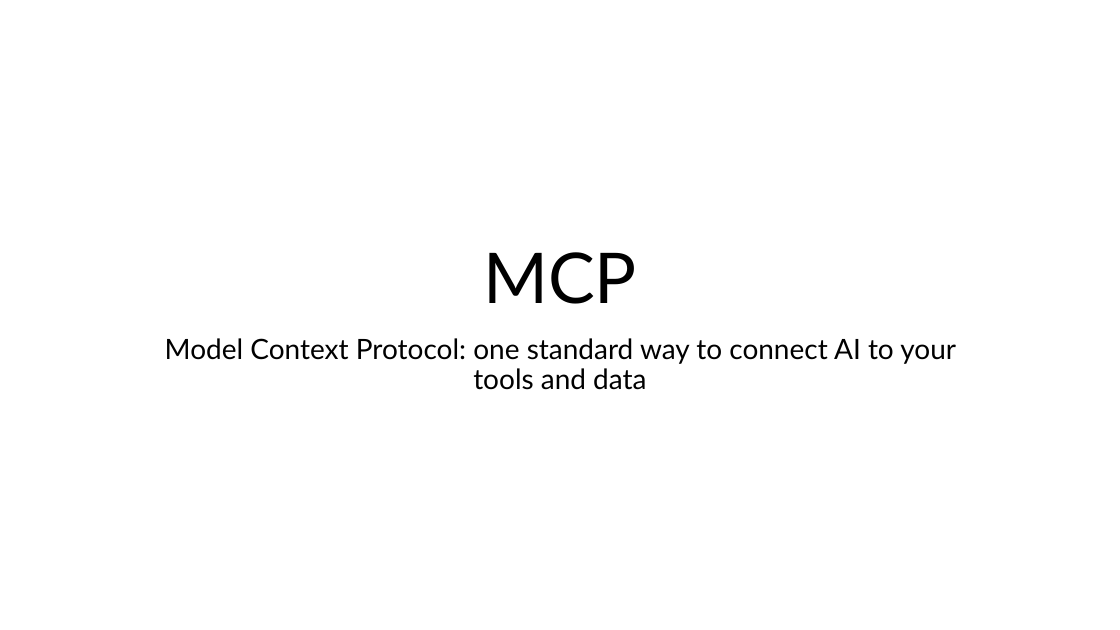
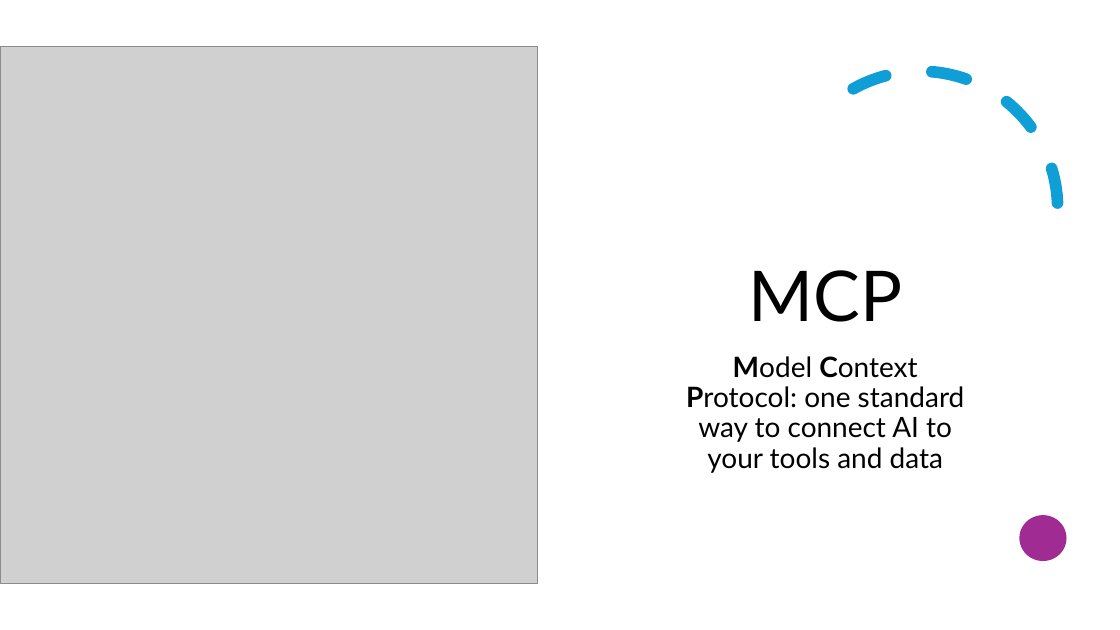
Before and after one commit to Caoimhe-K05/ai-assisted-programming-module, a slide deck: slide 1 of lectures-and-labs/week05/mcp-lecture.pptx. Drawn at 1120x630 pixels with LibreOffice and Linux fonts; fonts in the diff are those of the drawing; grey boxes stand for pictures. Boxes give left, top, right and bottom in pixels: in the first picture for what was removed or moved away, otherwise in the second. Text is boxed around its words. In the diff, an @@ line names an element or a change of style, - is before the commit and + after.

```diff
--- a/lectures-and-labs/week05/mcp-lecture.pptx
+++ b/lectures-and-labs/week05/mcp-lecture.pptx
@@ picture added at <box>0,46,538,584</box> @@
@@ title "MCP": place and size @@
-title "MCP" at <box>483,252,637,304</box>
+title "MCP" at <box>748,270,902,322</box>
@@ arc (boxed as its full ellipse) added at <box>783,71,1058,346</box>, outline #0F9ED5 10 pt dashed @@
@@ subtitle "Model Context Protocol: one standard ...": place and size @@
-subtitle "Model Context Protocol: one standard ..." at <box>165,338,956,390</box>
+subtitle "Model Context Protocol: one standard ..." at <box>686,356,965,473</box>
@@ subtitle "Model Context Protocol: one standard ..." at <box>686,356,965,473</box>: bold on in "Model Context Protocol:" @@
@@ ellipse added at <box>1020,515,1067,561</box>, fill #A02B93 @@
```
Also in this commit, not shown: 24 other slides changed, 1 other file.
